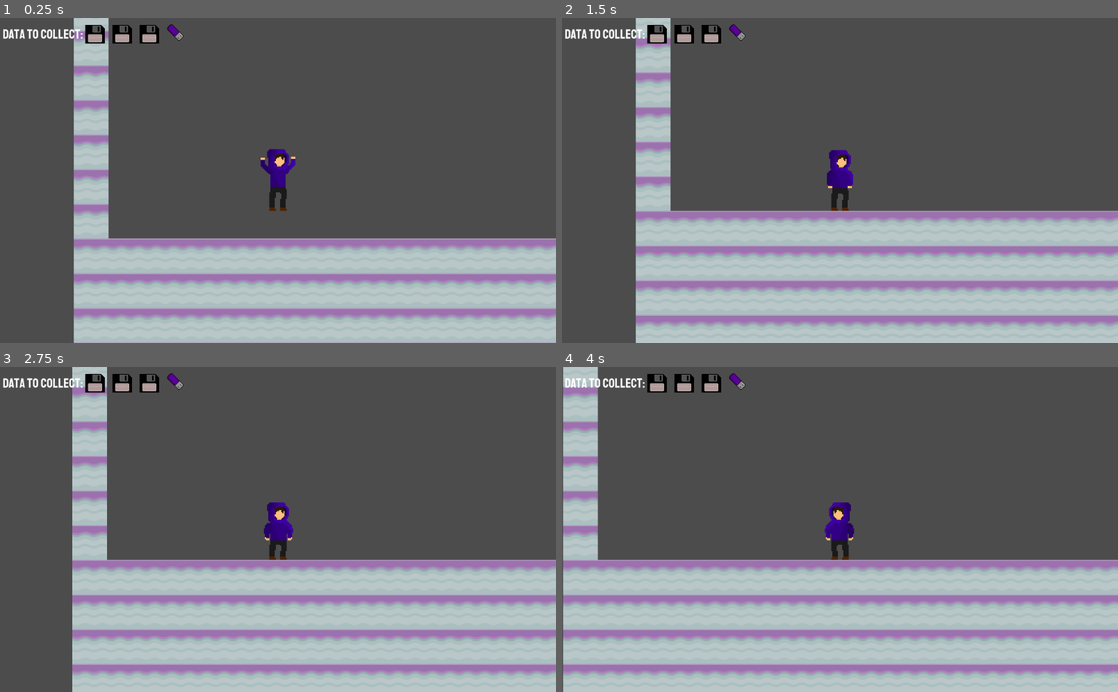
Above: before the commit, frames 1-4 (two rows, left to right).
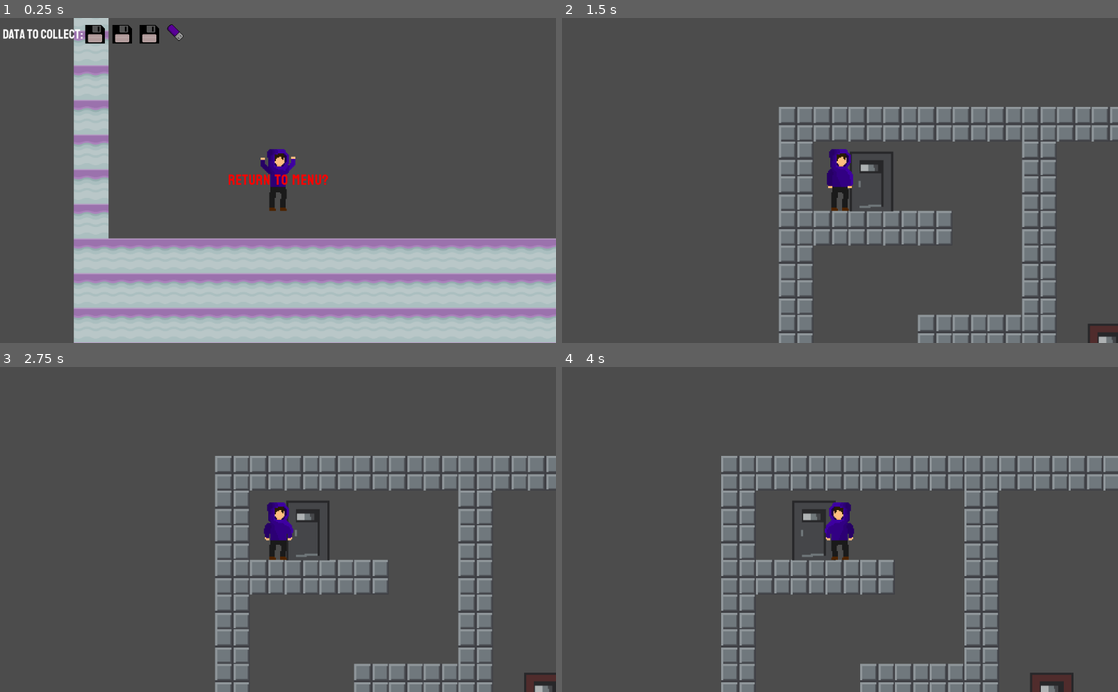
Above: after the commit, the same moments.

Repository: ncbarber/final-Databreak
Game: Godot game, scene res://Level/Level.tscn
Two runs of this game, one before a commit and one after it. Both use one fixed random seed, a clock stepped at 60 frames per second and the inputs below. This scene is started directly instead of the project's main scene.
Inputs (mouse positions are in pixels of both pictures, inside the frame that each line leads up to):
- Up to frame 1 (0.25 s): no input
- Up to frame 2 (1.5 s): click (840, 180) at 0.5 s, where only the run after the commit has a clickable "Return To Menu?"; click (840, 255) at 1.25 s, where only the run after the commit has a clickable "Play"
- Up to frame 3 (2.75 s): tap Enter at 2 s; hold Right (move_right) from 2.03 s (still down); hold Space (jump) from 2.03 s (still down)
- Up to frame 4 (4 s): release Space (jump) at 2.78 s; tap Space (jump) at 2.85, 3.02, 3.32 s; release Right (move_right) at 3.53 s; hold Left (move_left) from 3.53 s (still down); hold Space (jump) from 3.53 s (still down)

The runs differ from the first frame. In frame 1, 0.4% of the frame differs, in the area x 41-59%, y 48-52%; in frame 2, 47%; in frame 3, 47%; in frame 4, 53%, in the area x 0-100%, y 0-100%.

Commit message:
implemented pause menu

Diff:
--- /dev/null
+++ b/project/Level/HUD.gd
@@ -0,0 +1,16 @@
+extends CanvasLayer
+
+
+
+func _ready():
+	pass # Replace with function body.
+
+
+func _process(_delta) -> void:
+	if Input.is_action_just_pressed("menu"):
+		$MenuButton.visible = !$MenuButton.visible
+
+
+
+func _on_MenuButton_pressed() -> void:
+	var _ignored := get_tree().change_scene("res://ScreenStart/ScreenStart.tscn")
--- a/project/Level/HUD.tscn
+++ b/project/Level/HUD.tscn
@@ -1,8 +1,9 @@
-[gd_scene load_steps=9 format=2]
+[gd_scene load_steps=11 format=2]
 
 [ext_resource path="res://Common/Staatliches-Regular.ttf" type="DynamicFontData" id=1]
 [ext_resource path="res://Collectables/Data/Databreak-USB.png" type="Texture" id=2]
 [ext_resource path="res://Collectables/Data/Databreak-Floppy.png" type="Texture" id=3]
+[ext_resource path="res://Level/HUD.gd" type="Script" id=4]
 
 [sub_resource type="DynamicFont" id=1]
 size = 24
@@ -34,7 +35,16 @@
 "speed": 5.0
 } ]
 
+[sub_resource type="DynamicFont" id=6]
+size = 27
+outline_color = Color( 1, 1, 1, 0 )
+extra_spacing_top = 1
+extra_spacing_char = 1
+extra_spacing_space = 2
+font_data = ExtResource( 1 )
+
 [node name="HUD" type="CanvasLayer"]
+script = ExtResource( 4 )
 
 [node name="DataToCollect" type="Label" parent="."]
 margin_left = 5.0
@@ -66,3 +76,24 @@
 position = Vector2( 325, 30 )
 scale = Vector2( 0.25, 0.25 )
 frames = SubResource( 5 )
+
+[node name="MenuButton" type="Button" parent="."]
+anchor_left = 0.404
+anchor_top = 0.449
+anchor_right = 0.596
+anchor_bottom = 0.551
+margin_left = -0.196014
+margin_top = 0.0999756
+margin_right = 0.195984
+margin_bottom = -0.100006
+custom_fonts/font = SubResource( 6 )
+custom_colors/font_color_disabled = Color( 0.298039, 0, 0, 1 )
+custom_colors/font_color = Color( 1, 0, 0, 1 )
+custom_colors/font_color_hover = Color( 0.298039, 0, 0, 1 )
+text = "Return To Menu?"
+flat = true
+__meta__ = {
+"_edit_use_anchors_": false
+}
+
+[connection signal="pressed" from="MenuButton" to="." method="_on_MenuButton_pressed"]
--- a/project/Player/Player.tscn
+++ b/project/Player/Player.tscn
@@ -17,72 +17,72 @@
 [sub_resource type="AtlasTexture" id=3]
 flags = 4
 atlas = ExtResource( 2 )
-region = Rect2( 0, 0, 256, 256 )
+region = Rect2( 0, 1024, 256, 256 )
 
 [sub_resource type="AtlasTexture" id=4]
 flags = 4
 atlas = ExtResource( 2 )
-region = Rect2( 256, 0, 256, 256 )
+region = Rect2( 256, 1024, 256, 256 )
 
 [sub_resource type="AtlasTexture" id=5]
 flags = 4
 atlas = ExtResource( 2 )
-region = Rect2( 512, 0, 256, 256 )
+region = Rect2( 512, 1024, 256, 256 )
 
 [sub_resource type="AtlasTexture" id=6]
 flags = 4
 atlas = ExtResource( 2 )
-region = Rect2( 768, 0, 256, 256 )
+region = Rect2( 0, 0, 256, 256 )
 
 [sub_resource type="AtlasTexture" id=7]
 flags = 4
 atlas = ExtResource( 2 )
-region = Rect2( 1024, 0, 256, 256 )
+region = Rect2( 256, 0, 256, 256 )
 
 [sub_resource type="AtlasTexture" id=8]
 flags = 4
 atlas = ExtResource( 2 )
-region = Rect2( 0, 256, 256, 256 )
+region = Rect2( 512, 0, 256, 256 )
 
 [sub_resource type="AtlasTexture" id=9]
 flags = 4
 atlas = ExtResource( 2 )
-region = Rect2( 256, 256, 256, 256 )
+region = Rect2( 768, 0, 256, 256 )
 
 [sub_resource type="AtlasTexture" id=10]
 flags = 4
 atlas = ExtResource( 2 )
-region = Rect2( 512, 256, 256, 256 )
+region = Rect2( 1024, 0, 256, 256 )
 
 [sub_resource type="AtlasTexture" id=11]
 flags = 4
 atlas = ExtResource( 2 )
-region = Rect2( 768, 256, 256, 256 )
+region = Rect2( 0, 256, 256, 256 )
 
 [sub_resource type="AtlasTexture" id=12]
 flags = 4
 atlas = ExtResource( 2 )
-region = Rect2( 1024, 256, 256, 256 )
+region = Rect2( 256, 256, 256, 256 )
 
 [sub_resource type="AtlasTexture" id=13]
 flags = 4
 atlas = ExtResource( 2 )
-region = Rect2( 0, 512, 256, 256 )
+region = Rect2( 512, 256, 256, 256 )
 
 [sub_resource type="AtlasTexture" id=14]
 flags = 4
 atlas = ExtResource( 2 )
-region = Rect2( 0, 1024, 256, 256 )
+region = Rect2( 768, 256, 256, 256 )
 
 [sub_resource type="AtlasTexture" id=15]
 flags = 4
 atlas = ExtResource( 2 )
-region = Rect2( 256, 1024, 256, 256 )
+region = Rect2( 1024, 256, 256, 256 )
 
 [sub_resource type="AtlasTexture" id=16]
 flags = 4
 atlas = ExtResource( 2 )
-region = Rect2( 512, 1024, 256, 256 )
+region = Rect2( 0, 512, 256, 256 )
 
 [sub_resource type="SpriteFrames" id=17]
 animations = [ {
@@ -91,20 +91,20 @@
 "name": "idle",
 "speed": 3.0
 }, {
-"frames": [ SubResource( 3 ), SubResource( 4 ), SubResource( 5 ), SubResource( 6 ), SubResource( 7 ), SubResource( 8 ), SubResource( 9 ), SubResource( 10 ), SubResource( 11 ), SubResource( 12 ), SubResource( 13 ) ],
+"frames": [ ExtResource( 3 ) ],
 "loop": true,
-"name": "walk",
-"speed": 16.0
+"name": "jump",
+"speed": 5.0
 }, {
-"frames": [ SubResource( 14 ), SubResource( 15 ), SubResource( 16 ), SubResource( 16 ), SubResource( 16 ), SubResource( 16 ), SubResource( 16 ), SubResource( 16 ), SubResource( 16 ), SubResource( 16 ), SubResource( 16 ), SubResource( 16 ), SubResource( 16 ), SubResource( 16 ), SubResource( 16 ), SubResource( 16 ) ],
+"frames": [ SubResource( 3 ), SubResource( 4 ), SubResource( 5 ), SubResource( 5 ), SubResource( 5 ), SubResource( 5 ), SubResource( 5 ), SubResource( 5 ), SubResource( 5 ), SubResource( 5 ), SubResource( 5 ), SubResource( 5 ), SubResource( 5 ), SubResource( 5 ), SubResource( 5 ), SubResource( 5 ) ],
 "loop": false,
 "name": "crouch",
 "speed": 15.0
 }, {
-"frames": [ ExtResource( 3 ) ],
+"frames": [ SubResource( 6 ), SubResource( 7 ), SubResource( 8 ), SubResource( 9 ), SubResource( 10 ), SubResource( 11 ), SubResource( 12 ), SubResource( 13 ), SubResource( 14 ), SubResource( 15 ), SubResource( 16 ) ],
 "loop": true,
-"name": "jump",
-"speed": 5.0
+"name": "walk",
+"speed": 16.0
 } ]
 
 [sub_resource type="CapsuleShape2D" id=18]
--- a/project/ScreenEnd/ScreenEnd.tscn
+++ b/project/ScreenEnd/ScreenEnd.tscn
@@ -5,8 +5,7 @@
 [ext_resource path="res://ScreenEnd/DatabreakBinary1Red.png" type="Texture" id=3]
 [ext_resource path="res://ScreenEnd/DatabreakBinary0Read.png" type="Texture" id=4]
 
-
-[sub_resource type="ParticlesMaterial" id=5]
+[sub_resource type="ParticlesMaterial" id=1]
 emission_shape = 2
 emission_box_extents = Vector3( 500, 500, 1 )
 flag_disable_z = true
--- a/project/project.godot
+++ b/project/project.godot
@@ -55,6 +55,11 @@
 , Object(InputEventKey,"resource_local_to_scene":false,"resource_name":"","device":0,"alt":false,"shift":false,"control":false,"meta":false,"command":false,"pressed":false,"scancode":68,"unicode":0,"echo":false,"script":null)
  ]
 }
+menu={
+"deadzone": 0.5,
+"events": [ Object(InputEventKey,"resource_local_to_scene":false,"resource_name":"","device":0,"alt":false,"shift":false,"control":false,"meta":false,"command":false,"pressed":false,"scancode":16777217,"unicode":0,"echo":false,"script":null)
+ ]
+}
 
 [physics]
 
Not shown: 5 places in project/ScreenEnd/ScreenEnd.tscn that only renumber resources
